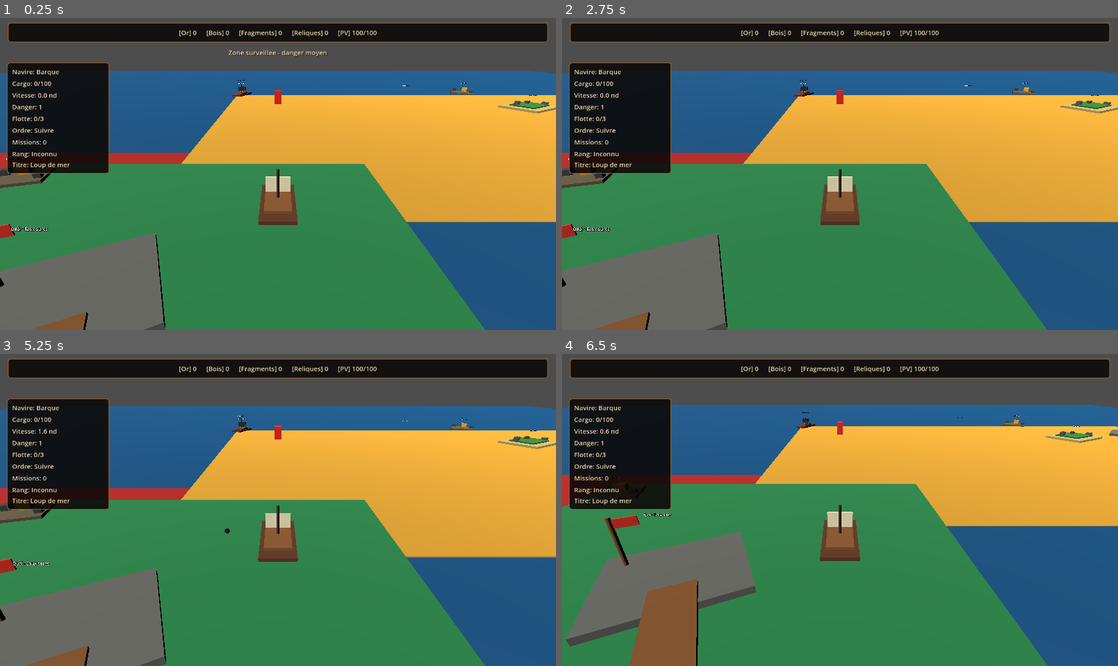
Above: before the commit, frames 1-4 (two rows, left to right).
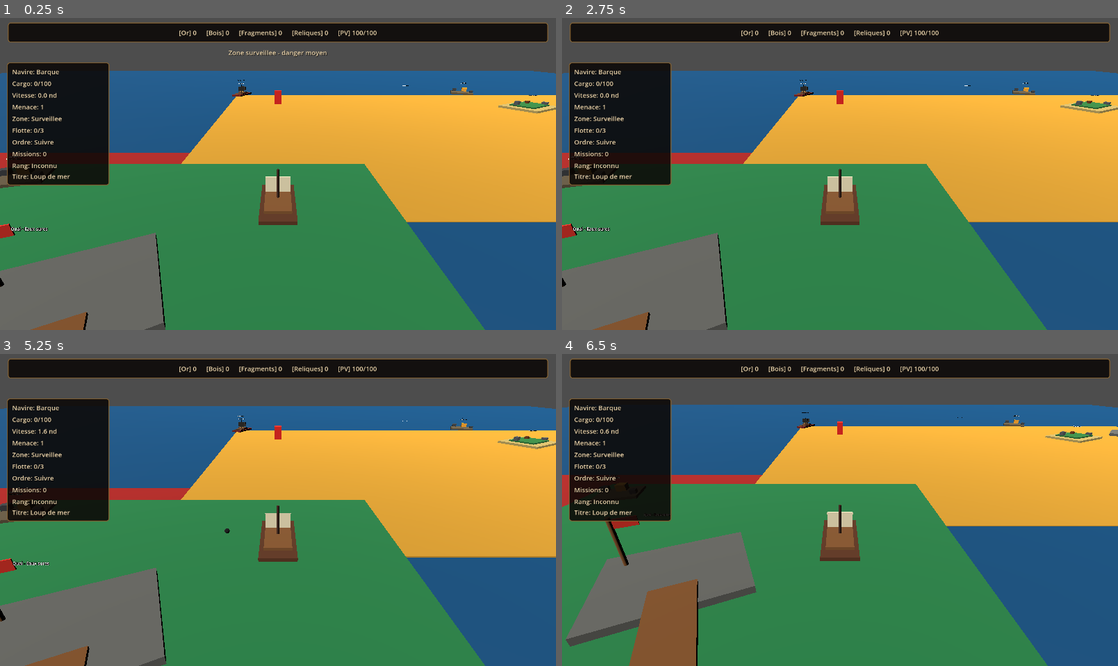
Above: after the commit, the same moments.

Repository: blou132/jeux-pirate
Game: Godot game, scene res://scenes/world/World.tscn
Same seed, same stepped clock (60 frames per second), same inputs: the game is played once before the commit and once after it.
Inputs (mouse positions are in pixels of both pictures, inside the frame that each line leads up to):
- Up to frame 1 (0.25 s): no input
- Up to frame 2 (2.75 s): tap Enter at 0.5 s; move the mouse to (962, 158) at 0.52 s; hold D 0.53-1.25 s; tap R at 0.6 s; click (962, 158) at 0.67 s; drag from (728, 189) to (812, 236) at 1.27 s; tap Space at 2 s; move the mouse to (895, 105) at 2.02 s; hold D from 2.03 s (still down); hold Q from 2.03 s (still down)
- Up to frame 3 (5.25 s): release D at 2.75 s; release Q at 2.75 s; tap Enter at 2.75 s; drag from (250, 572) to (111, 463) at 2.77 s; move the mouse to (444, 556) at 3.52 s; hold A 3.53-4.25 s; tap C at 3.6 s; tap Space at 4.25 s; drag from (111, 463) to (194, 432) at 4.27 s; move the mouse to (305, 510) at 5.02 s; hold S from 5.03 s (still down); tap E at 5.1 s; click (305, 510) at 5.17 s
- Up to frame 4 (6.5 s): release S at 5.75 s; drag from (756, 432) to (728, 525) at 5.77 s

The runs differ from the first frame. In frame 1, 1.2% of the frame differs, in the area x 1-20%, y 27-54%; in frame 2, 1.2%; in frame 3, 1.2%; in frame 4, 1.2%.

Commit message:
feat: improve danger zone HUD

Diff:
--- a/scenes/ui/HUD.tscn
+++ b/scenes/ui/HUD.tscn
@@ -57,7 +57,7 @@
 offset_left = 16.0
 offset_top = 104.0
 offset_right = 252.0
-offset_bottom = 308.0
+offset_bottom = 336.0
 mouse_filter = 2
 
 [node name="CompactRow" type="VBoxContainer" parent="HUDRoot/CompactSailingPanel"]
@@ -79,7 +79,12 @@
 
 [node name="CompactDangerLabel" type="Label" parent="HUDRoot/CompactSailingPanel/CompactRow"]
 layout_mode = 2
-text = "Danger: 1"
+text = "Menace: 1"
+
+[node name="CompactZoneLabel" type="Label" parent="HUDRoot/CompactSailingPanel/CompactRow"]
+layout_mode = 2
+text = "Zone: Eaux sures"
+clip_text = true
 
 [node name="CompactFleetLabel" type="Label" parent="HUDRoot/CompactSailingPanel/CompactRow"]
 layout_mode = 2
@@ -169,7 +174,11 @@
 
 [node name="DangerLabel" type="Label" parent="HUDRoot/LeftStatusPanel/LeftVBox"]
 layout_mode = 2
-text = "Danger: 1"
+text = "Danger global: 1"
+
+[node name="ZoneLabel" type="Label" parent="HUDRoot/LeftStatusPanel/LeftVBox"]
+layout_mode = 2
+text = "Zone: Eaux sures (niv. 1)"
 
 [node name="EnemiesDefeatedLabel" type="Label" parent="HUDRoot/LeftStatusPanel/LeftVBox"]
 layout_mode = 2
--- a/scripts/ui/HUD.gd
+++ b/scripts/ui/HUD.gd
@@ -12,6 +12,7 @@
 @onready var compact_cargo_label: Label = $HUDRoot/CompactSailingPanel/CompactRow/CompactCargoLabel
 @onready var compact_speed_label: Label = $HUDRoot/CompactSailingPanel/CompactRow/CompactSpeedLabel
 @onready var compact_danger_label: Label = $HUDRoot/CompactSailingPanel/CompactRow/CompactDangerLabel
+@onready var compact_zone_label: Label = $HUDRoot/CompactSailingPanel/CompactRow/CompactZoneLabel
 @onready var compact_fleet_label: Label = $HUDRoot/CompactSailingPanel/CompactRow/CompactFleetLabel
 @onready var compact_order_label: Label = $HUDRoot/CompactSailingPanel/CompactRow/CompactOrderLabel
 @onready var compact_quest_label: Label = $HUDRoot/CompactSailingPanel/CompactRow/CompactQuestLabel
@@ -23,6 +24,7 @@
 @onready var sails_level_label: Label = $HUDRoot/LeftStatusPanel/LeftVBox/SailsLevelLabel
 @onready var cannons_level_label: Label = $HUDRoot/LeftStatusPanel/LeftVBox/CannonsLevelLabel
 @onready var danger_label: Label = $HUDRoot/LeftStatusPanel/LeftVBox/DangerLabel
+@onready var zone_label: Label = $HUDRoot/LeftStatusPanel/LeftVBox/ZoneLabel
 @onready var enemies_defeated_label: Label = $HUDRoot/LeftStatusPanel/LeftVBox/EnemiesDefeatedLabel
 @onready var ally_label: Label = $HUDRoot/LeftStatusPanel/LeftVBox/AllyLabel
 @onready var quest_label: Label = $HUDRoot/LeftStatusPanel/LeftVBox/QuestLabel
@@ -355,6 +357,17 @@
 	if _game_state.has_method("get_danger_level") and _game_state.has_method("get_enemies_defeated"):
 		_on_danger_changed(_game_state.get_danger_level(), _game_state.get_enemies_defeated())
 
+	var current_zone_callback: Callable = Callable(self, "_on_current_danger_zone_changed")
+	if _game_state.has_signal("current_danger_zone_changed") and not _game_state.is_connected("current_danger_zone_changed", current_zone_callback):
+		_game_state.connect("current_danger_zone_changed", current_zone_callback)
+
+	if _game_state.has_method("get_current_danger_zone_id") and _game_state.has_method("get_current_danger_zone_name") and _game_state.has_method("get_current_danger_zone_level"):
+		_on_current_danger_zone_changed(
+			String(_game_state.call("get_current_danger_zone_id")),
+			String(_game_state.call("get_current_danger_zone_name")),
+			int(_game_state.call("get_current_danger_zone_level"))
+		)
+
 	var player_ship_callback := Callable(self, "_on_player_ship_changed")
 	if _game_state.has_signal("player_ship_changed") and not _game_state.is_connected("player_ship_changed", player_ship_callback):
 		_game_state.connect("player_ship_changed", player_ship_callback)
@@ -383,9 +396,34 @@
 
 
 func _on_danger_changed(danger_level: int, enemies_defeated: int) -> void:
-	danger_label.text = "Danger: %d" % danger_level
-	compact_danger_label.text = "Danger: %d" % danger_level
+	danger_label.text = "Danger global: %d" % danger_level
+	compact_danger_label.text = "Menace: %d" % danger_level
 	enemies_defeated_label.text = "Ennemis détruits: %d" % enemies_defeated
+
+
+func _on_current_danger_zone_changed(_zone_id: String, zone_name: String, zone_level: int) -> void:
+	zone_label.text = "Zone: %s (niv. %d)" % [zone_name, zone_level]
+	compact_zone_label.text = "Zone: %s" % _get_compact_zone_label(zone_name)
+
+
+func _get_compact_zone_label(zone_name: String) -> String:
+	match zone_name:
+		"Eaux sures":
+			return "Eaux sures"
+		"Zone surveillee":
+			return "Surveillee"
+		"Zone contestee":
+			return "Contestee"
+		"Zone hostile":
+			return "Hostile"
+		"Zone mortelle":
+			return "Mortelle"
+		"Territoire legendaire":
+			return "Legendaire"
+		"Enfers des mers":
+			return "Enfers"
+		_:
+			return zone_name
 
 
 func _on_player_ship_changed(_ship_id: String, _ship_name: String) -> void:
